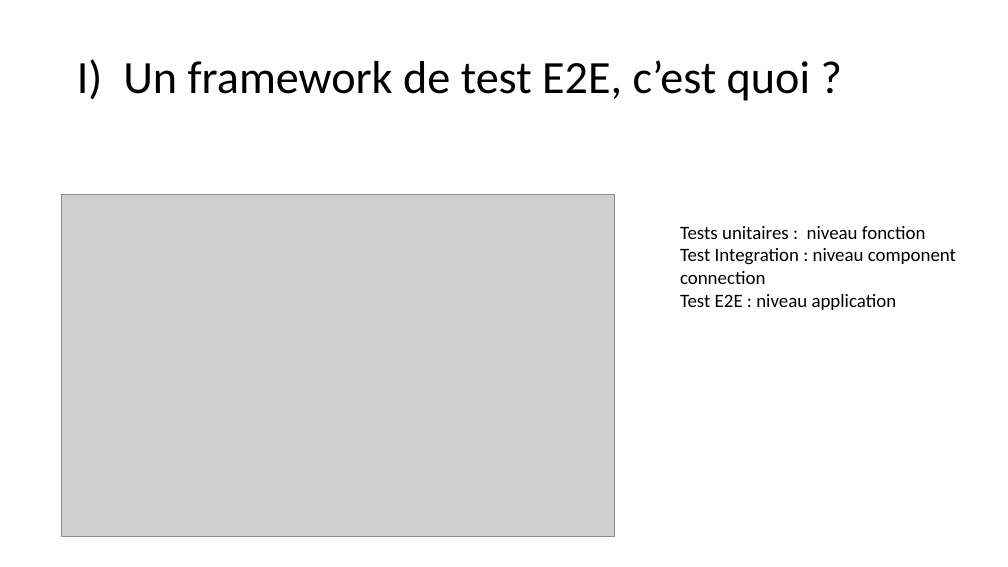
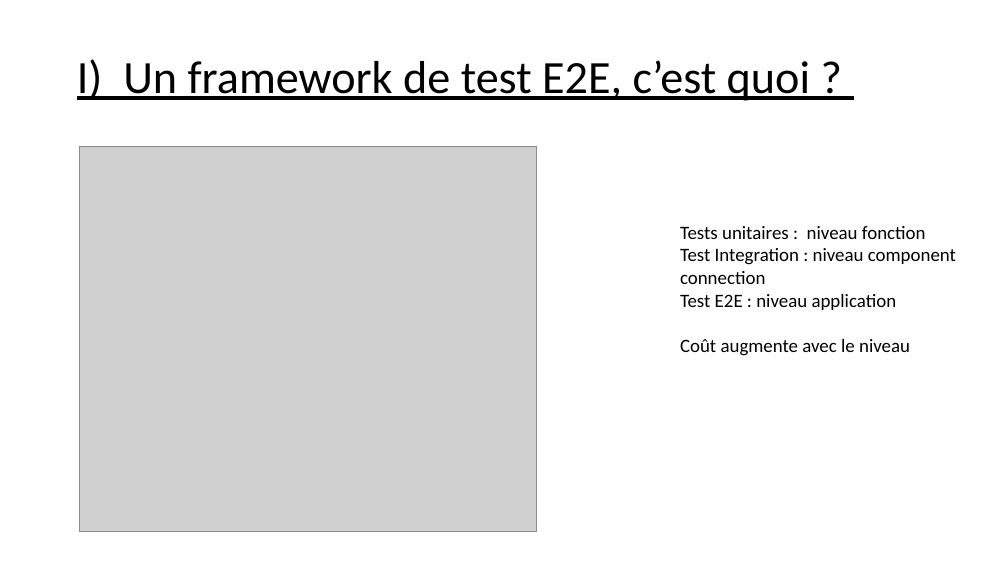
Before and after one commit to seblast312/cypress_youtube, a slide deck: slide 2 of Cypress.pptx. Drawn at 1008x567 pixels with LibreOffice and Linux fonts; fonts in the diff are those of the drawing; grey boxes stand for pictures. Boxes give left, top, right and bottom in pixels: in the first picture for what was removed or moved away, otherwise in the second. Text is boxed around its words. In the diff, an @@ line names an element or a change of style, - is before the commit and + after.

```diff
--- a/Cypress.pptx
+++ b/Cypress.pptx
@@ title "I) Un framework de test ..." at <box>77,59,810,101</box>: underline on @@
@@ picture: place and size @@
-picture at <box>62,194,615,537</box>
+picture at <box>79,147,536,532</box>
@@ text at <box>680,339,910,356</box>: paragraph added @@
+Coût augmente avec le niveau
```
Also in this commit, not shown: 4 other slides changed, 3 slides added, 5 other files.
